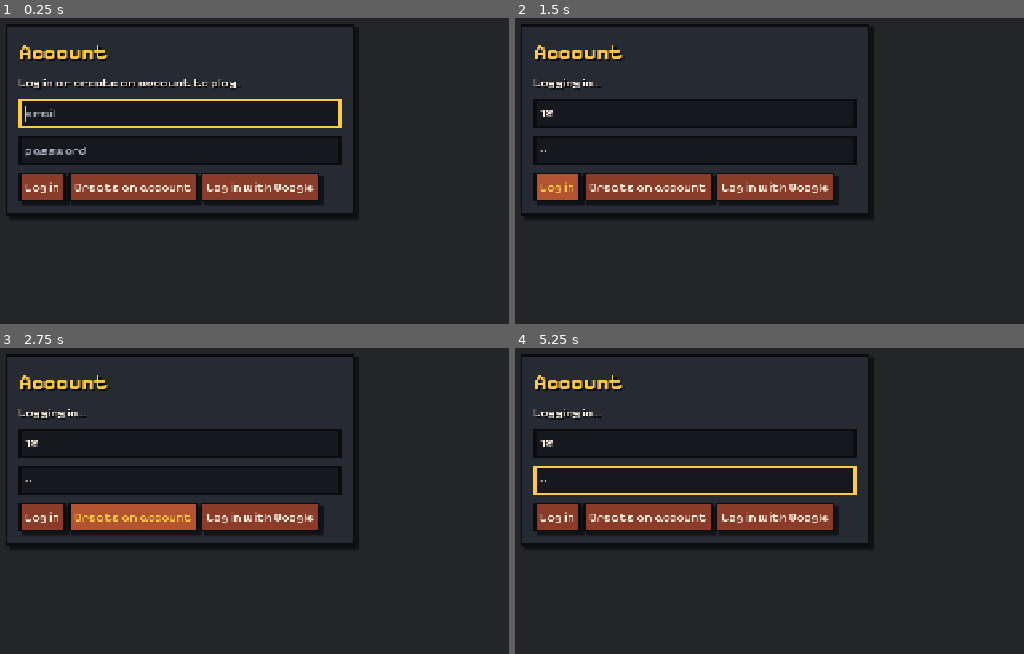
Above: before the commit, frames 1-4 (two rows, left to right).
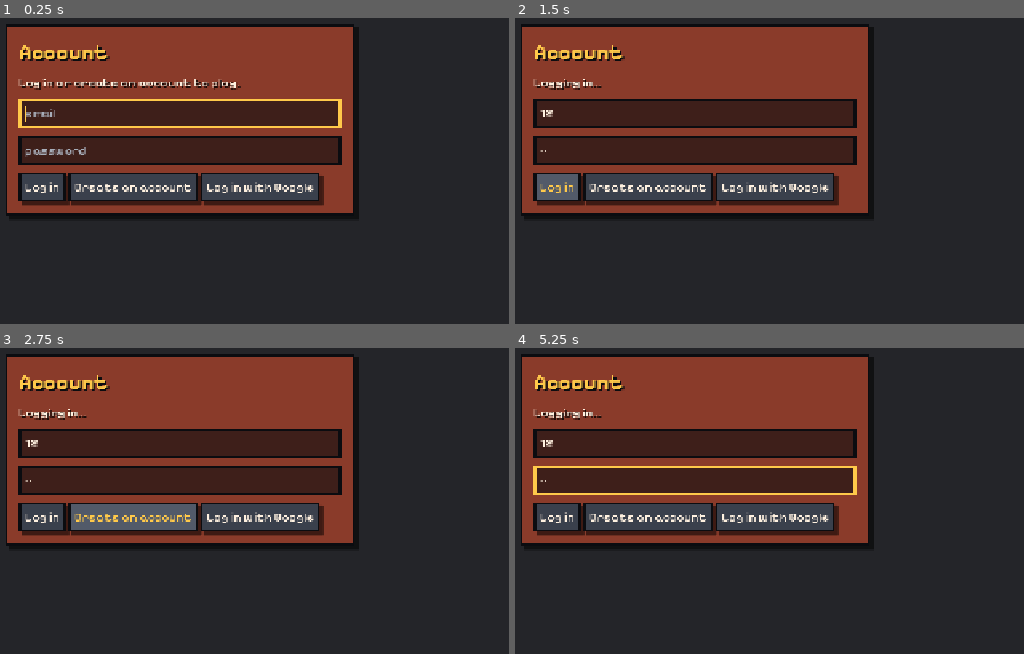
Above: after the commit, the same moments.

Repository: LeandreBl/octo-magic
Game: Godot game, scene res://game/main.tscn
The game is run twice, just before and just after one commit, with the same random seed, the same clock (stepped at 60 frames per second) and the same inputs.
Inputs (mouse positions are in pixels of both pictures, inside the frame that each line leads up to):
- Up to frame 1 (0.25 s): no input
- Up to frame 2 (1.5 s): click (693, 112) at 0.52 s; type "12" at 0.6 s; click (693, 149) at 0.75 s; type "12" at 0.83 s; click "Log in" at 1.25 s
- Up to frame 3 (2.75 s): click "Create an account" at 2 s
- Up to frame 4 (5.25 s): click "Log in with Google" at 2.75 s; tap Enter at 3.5, 5 s; move the mouse to (871, 427) at 3.52 s; hold D (move_right) 3.53-4.25 s; hold Right mouse button (cast_secondary) 3.53-4.25 s; click (871, 427) at 3.67 s; tap Space at 4.25 s; drag from (535, 473) to (657, 540) at 4.27 s; move the mouse to (774, 351) at 5.02 s; hold D (move_right) from 5.03 s (still down); hold Right mouse button (cast_secondary) from 5.03 s (still down)

The runs differ from the first frame. In frame 1, 37% of the frame differs, in the area x 1-70%, y 2-64%; in frame 2, 38%; in frame 3, 38%; in frame 4, 38%.

Commit message:
Theme: brick panels, slate grey buttons (players prefer the inverse)
Co-Authored-By: Claude Opus 5.5 <noreply@anthropic.com>

Diff:
--- a/ui/theme.gd
+++ b/ui/theme.gd
@@ -1,15 +1,14 @@
 extends RefCounted
 ## The shared "pixel arcade" Theme, matching the PixelLab pixel art: hard
-## edges, thick dark outlines, hard drop shadows; slate panels, rust
-## buttons, gold accent.
+## edges, thick dark outlines, hard drop shadows; rust (brick) panels,
+## slate buttons, gold accent.
 ## Type variations: "Title" and "Header" (Label), "Slot" (Panel),
 ## "Plate" (PanelContainer, tight margins, for the HUD), "Card" (Button).
 
 const INK := Color("#16181d")  # backgrounds
-const PANEL := Color("#262a33")
-const PANEL_HI := Color("#3a404c")
-const BUTTON := Color("#8a3b2a")
-const BUTTON_HI := Color("#b4532f")
+const PANEL := Color("#8a3b2a")
+const BUTTON := Color("#3a404c")
+const BUTTON_HI := Color("#525a69")
 const OUTLINE := Color("#0b0c10")
 const GOLD := Color("#ffc94a")  # accent: titles, focus, gold
 const GOLD_DIM := Color("#a07a1f")
@@ -68,7 +67,7 @@
 		t.set_stylebox("normal", type, _box(BUTTON, OUTLINE, 4, 10, 5))
 		t.set_stylebox("hover", type, _box(BUTTON_HI, OUTLINE, 4, 10, 5))
 		t.set_stylebox("pressed", type, _box(BUTTON.darkened(0.2), OUTLINE, 4, 10, 0, 5))
-		t.set_stylebox("disabled", type, _box(Color(PANEL_HI, 0.7), OUTLINE, 4, 10, 0))
+		t.set_stylebox("disabled", type, _box(Color(BUTTON.darkened(0.3), 0.7), OUTLINE, 4, 10, 0))
 		var focus := _box(Color.TRANSPARENT, GOLD, 4, 10, 0)
 		focus.set_expand_margin_all(4)
 		t.set_stylebox("focus", type, focus)
